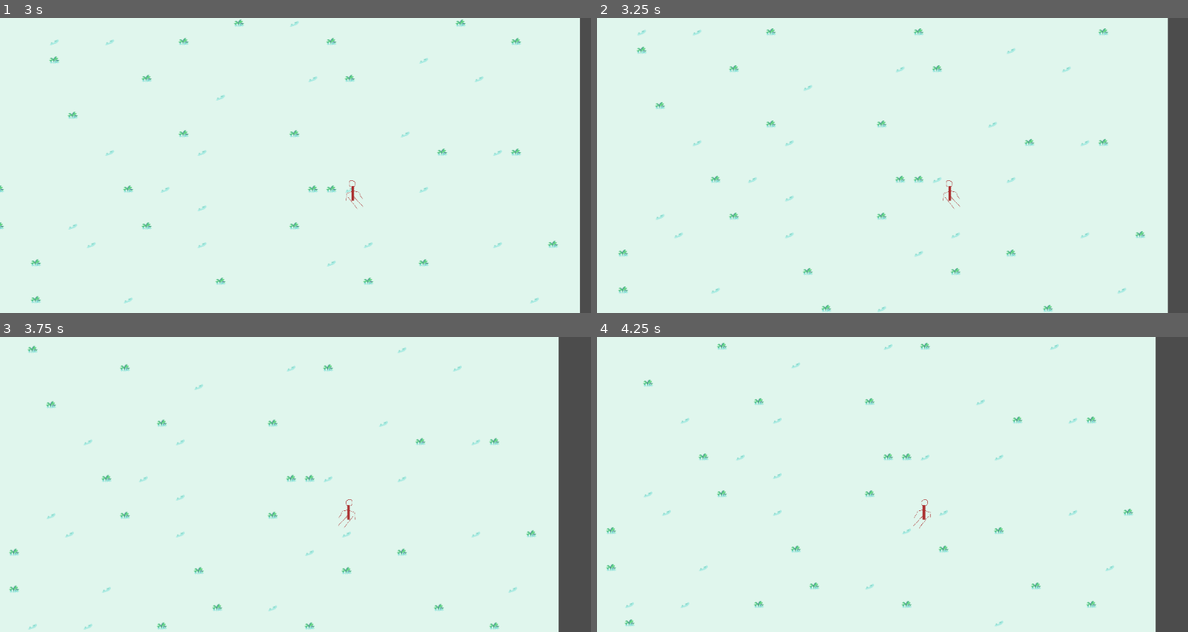
Above: before the commit, frames 1-4 (two rows, left to right).
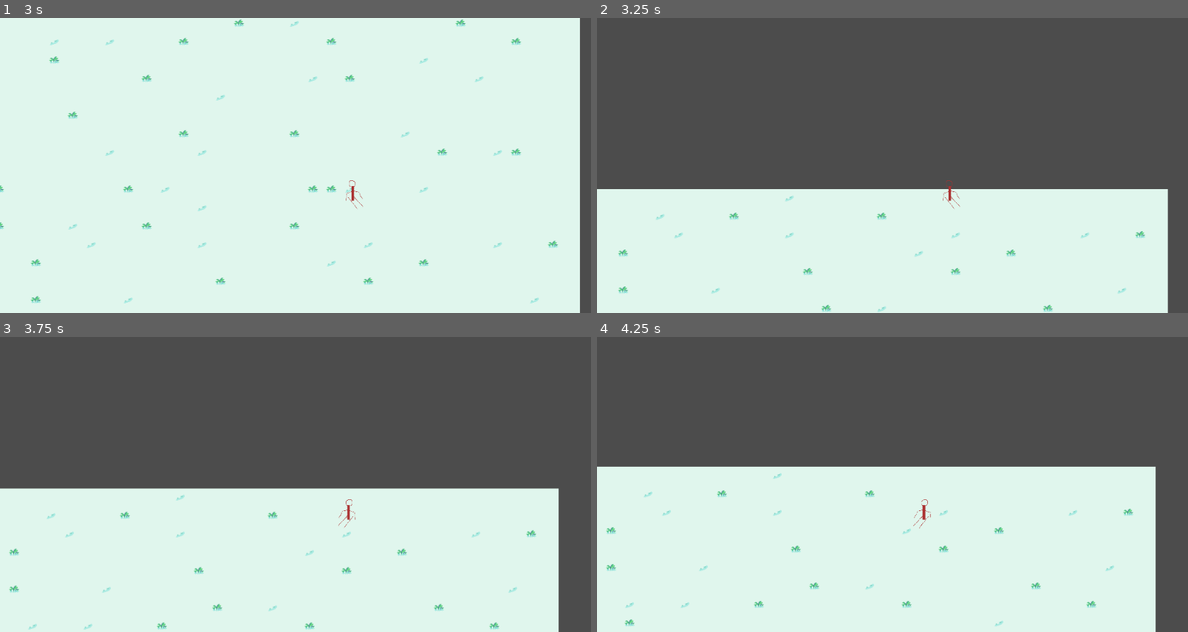
Above: after the commit, the same moments.

Repository: roycocup/ski
Game: Godot game, scene res://Scenes/World.tscn
Same seed, same stepped clock (60 frames per second), same inputs: the game is played once before the commit and once after it.
Inputs:
- Up to frame 1 (3 s): hold Right (ui_right) 0.53-1.28 s; hold Down 1.28-2.03 s; hold Right (ui_right) from 2.03 s (still down)
- Up to frame 2 (3.25 s): keep holding Right (ui_right)
- Up to frame 3 (3.75 s): release Right (ui_right) at 3.53 s; hold Left from 3.53 s (still down)
- Up to frame 4 (4.25 s): keep holding Left

Frame 1 is identical in both runs. In frame 2, 56% of the frame differs, in the area x 0-97%, y 0-58%; in frame 3, 49%; in frame 4, 42%.

Commit message:
more

Diff:
--- a/Scenes/World.tscn
+++ b/Scenes/World.tscn
@@ -20,3 +20,6 @@
 [node name="Player" parent="." index="2" instance=ExtResource( 3 )]
 
 position = Vector2( 512, 256 )
+_sections_unfolded = [ "Angular", "Applied Forces", "Linear", "Transform" ]
+
+[connection signal="reset_background" from="Player" to="." method="_on_Player_reset_background"]
--- a/Scripts/Player.gd
+++ b/Scripts/Player.gd
@@ -5,6 +5,8 @@
 var region = {x=0, y=0, w=0, h=0}
 enum statuses {RESET, LEFT1, LEFT2, RIGHT1, RIGHT2}
 var status = statuses.RESET
+
+signal reset_background
 
 
 func _ready():
@@ -14,6 +16,7 @@
 
 func _physics_process(delta):
 	input_listen(delta)
+	check_reset_background()
 
 
 func input_listen(delta):
@@ -50,3 +53,8 @@
 		$Sprite.scale.x = -.5
 	else:
 		$Sprite.scale.x = .5
+
+func check_reset_background():
+	var x = fmod(position.y, 512)
+	if (x > 0 and x < 1):
+		emit_signal("reset_background")
--- a/Scripts/World.gd
+++ b/Scripts/World.gd
@@ -1,13 +1,13 @@
 extends Node2D
 
 var cur_camera
-var cur_background
-var bottom_background
+var cur_background_y
+var bottom_background_y
 
 func _ready():
 	$Player/Camera2D.make_current()
-	cur_background = $Bck
-	bottom_background = $Bck_bot
+	cur_background_y = $Bck.position.y
+	bottom_background_y = $Bck_bot.position.y
 	set_process(true)
 
 func _process(delta):
@@ -22,3 +22,9 @@
 	#var bottom_line = $Player/Camera2D.get_viewport()
 	#var last_visible_line_pos = $Bck_bot.position.y + $Bck_bot.transform.origin.y
 	pass
+
+
+func _on_Player_reset_background():
+	print("reset backgrounds")
+	$Bck.position.y += 512
+	$Bck_bot.position.y += 512
